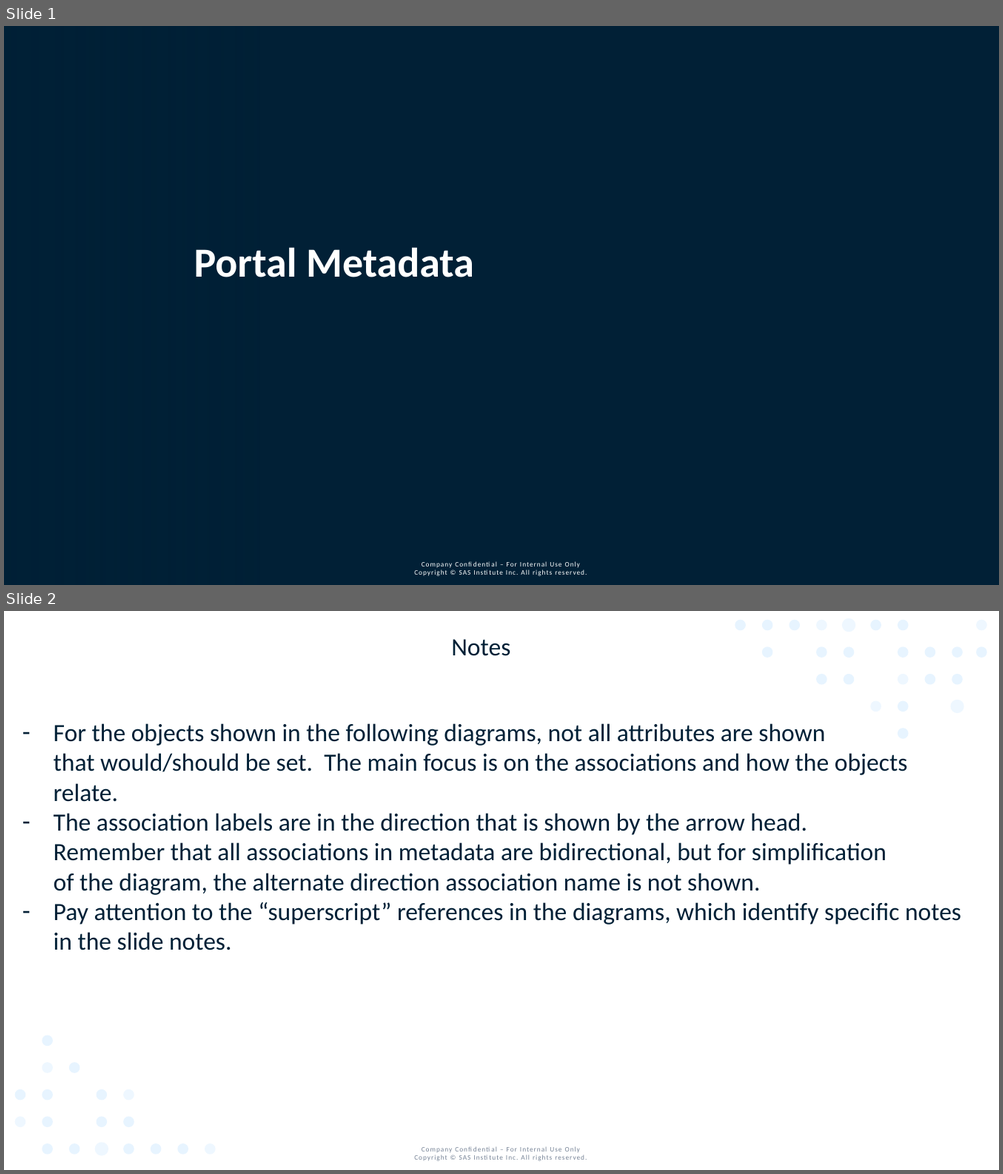
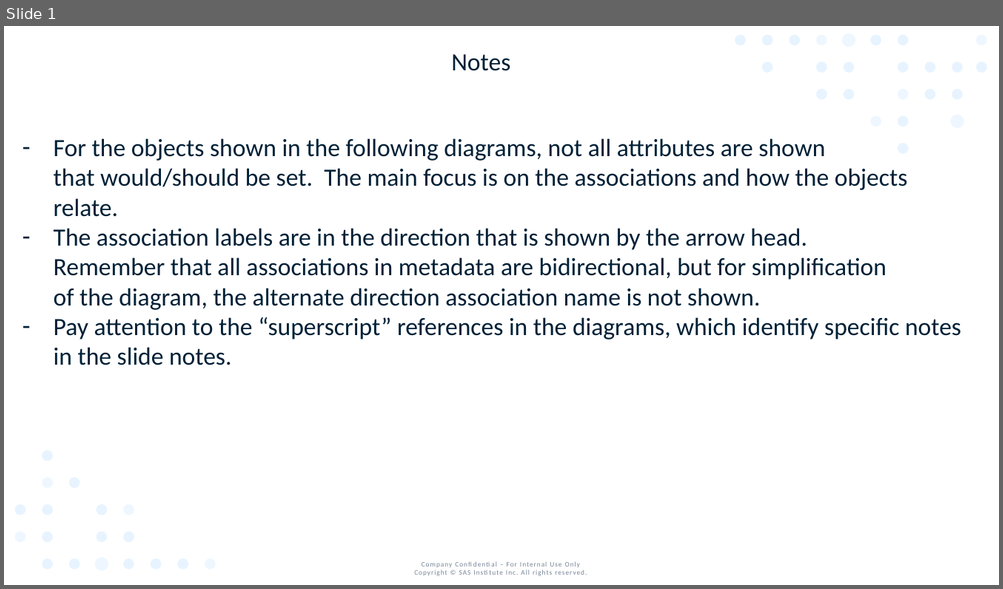
Before and after one commit to sassoftware/sas-portal-app, a slide deck: implementationDiagrams.pptx. Shown one above the other, each under a label of ours: slides 1 and 2 before the commit, slide 1 after it. The pictures are 1003x1174 and 1003x589 pixels, drawn with LibreOffice and Linux fonts; fonts in the diff are those of the drawing; background and template pictures are left out. Boxes give left, top, right and bottom in pixels: in the first picture for what was removed or moved away, otherwise in the second. Text is boxed around its words. In the diff, an @@ line names an element or a change of style, - is before the commit and + after.

```diff
--- a/implementationDiagrams.pptx
+++ b/implementationDiagrams.pptx
@@ slide 1 removed at bbox=[4, 26, 999, 585], background #012036; not listed: 1 template element that a slide beside it also shows @@
@@ rectangle removed at bbox=[4, 26, 996, 582] @@
@@ rectangle removed at bbox=[4, 26, 265, 585] @@
@@ text removed at bbox=[194, 247, 474, 278] @@
-Portal Metadata
@@ what was slide 2 is now slide 1 @@
```
Also in this commit, not shown: 1 other file.
